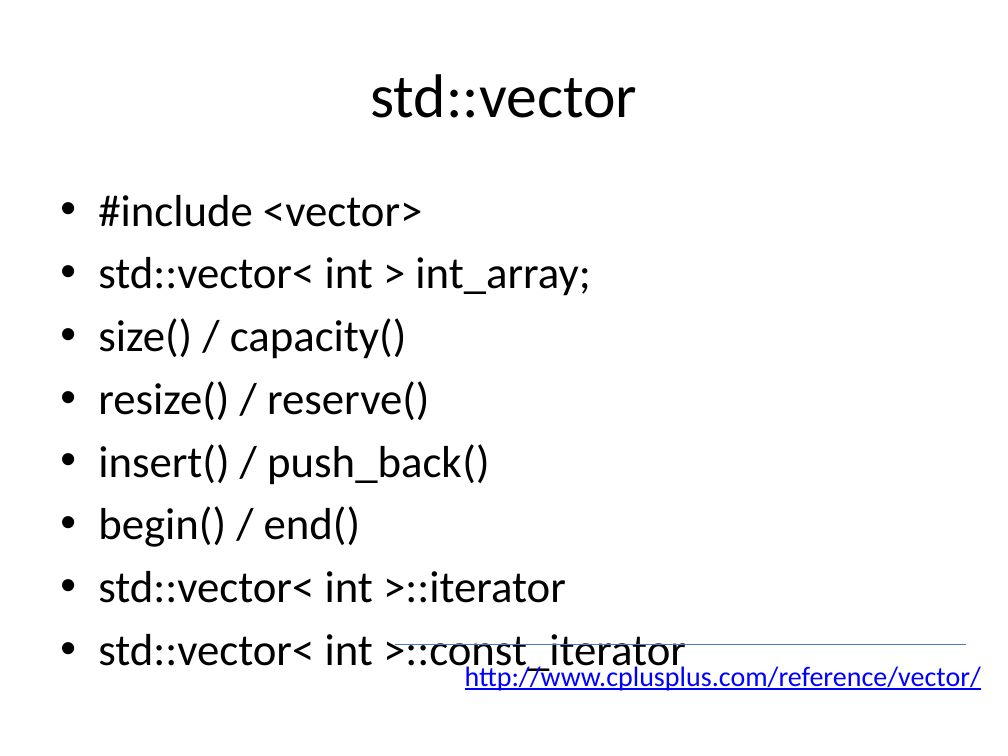
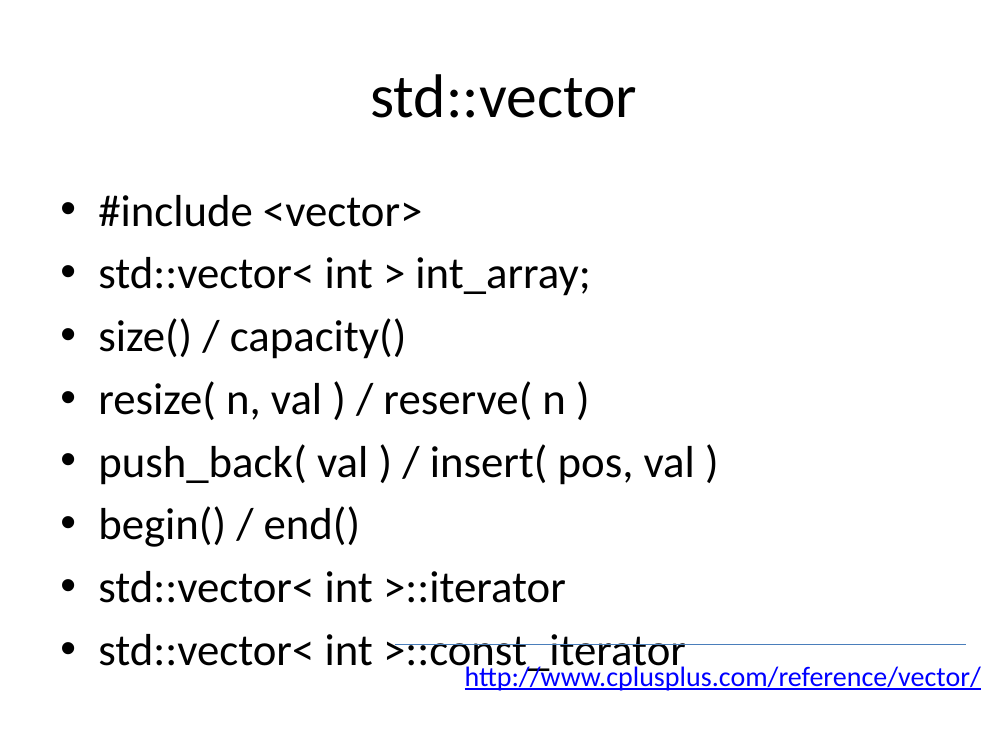
Before and after one commit to tscherkas/cpp_craft_1013, a slide deck: slide 10 of lections/cpp_craft_lec_1_part_2_v1_2.pptx. Drawn at 1008x756 pixels with LibreOffice and Linux fonts; fonts in the diff are those of the drawing. Boxes give left, top, right and bottom in pixels: in the first picture for what was removed or moved away, otherwise in the second. Text is boxed around its words. In the diff, an @@ line names an element or a change of style, - is before the commit and + after.

Commit message:
small changes in presentation

```diff
--- a/lections/cpp_craft_lec_1_part_2_v1_2.pptx
+++ b/lections/cpp_craft_lec_1_part_2_v1_2.pptx
@@ text at bbox=[98, 381, 695, 485]: text changed @@
-• resize() / reserve()
-• insert() / push_back()
+• resize( n, val ) / reserve( n )
+• push_back( val ) / insert( pos, val )
```
Also in this commit, not shown: 2 other slides changed.
